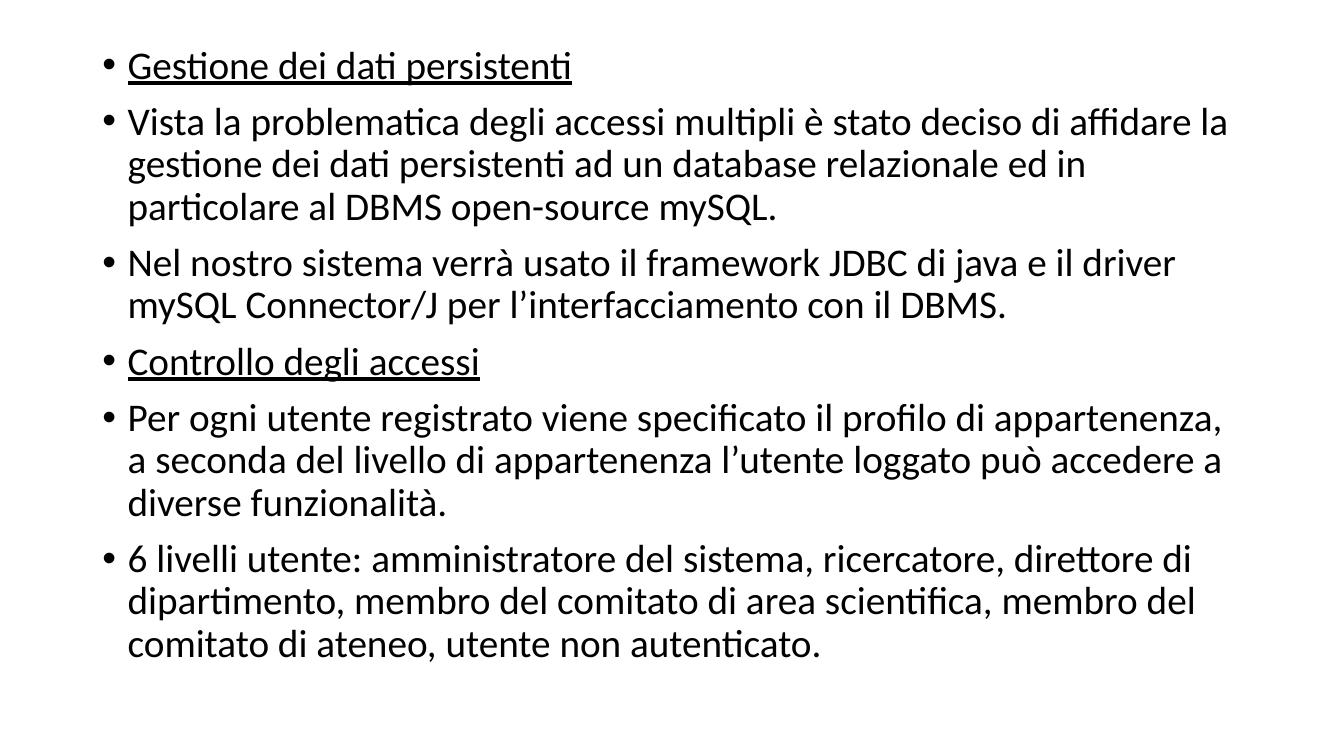
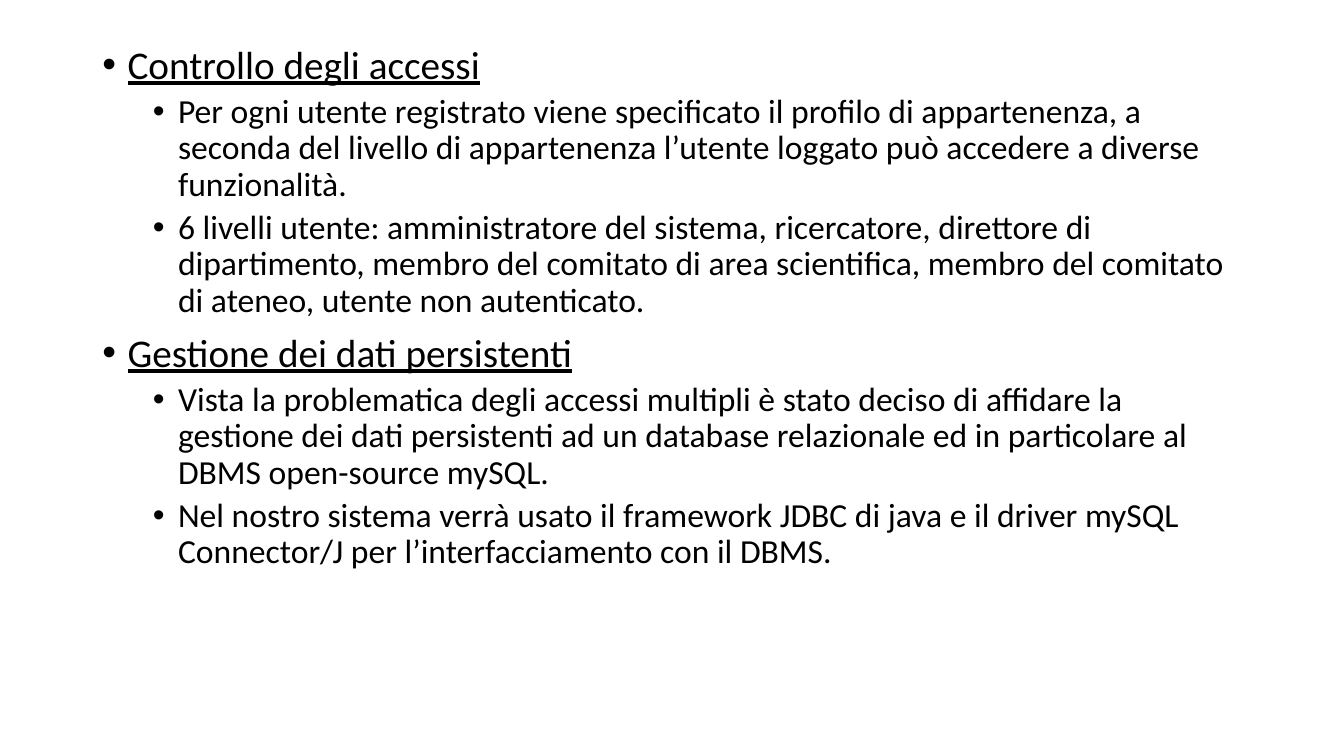
Before and after one commit to annafe/vviser-unisa, a slide deck: slide 8 of wiki/presentazione/SDD - Mavi.pptx. Drawn at 1344x756 pixels with LibreOffice and Linux fonts; fonts in the diff are those of the drawing. Boxes give left, top, right and bottom in pixels: in the first picture for what was removed or moved away, otherwise in the second. Text is boxed around its words. In the diff, an @@ line names an element or a change of style, - is before the commit and + after.

```diff
--- a/wiki/presentazione/SDD - Mavi.pptx
+++ b/wiki/presentazione/SDD - Mavi.pptx
@@ text at (128,51,1223,316): paragraphs added @@
+• Controllo degli accessi
+  • Per ogni utente registrato viene specificato il profilo di appartenenza, a seconda del livello di appartenenza l’utente loggato può accedere a diverse funzionalità.
+  • 6 livelli utente: amministratore del sistema, ricercatore, direttore di dipartimento, membro del comitato di area scientifica, membro del comitato di ateneo, utente non autenticato.
@@ text at (128,347,1222,662): paragraphs removed @@
-• Controllo degli accessi
-• Per ogni utente registrato viene specificato il profilo di appartenenza, a seconda del livello di appartenenza l’utente loggato può accedere a diverse funzionalità.
-• 6 livelli utente: amministratore del sistema, ricercatore, direttore di dipartimento, membro del comitato di area scientifica, membro del comitato di ateneo, utente non autenticato.
@@ text at (178,387,1187,569): size 28 to 24 pt in "Vista la problematica degli accessi multipli è ...", "Nel nostro sistema verrà usato il framework ..."; list level 1 to 2 in "Vista la problematica degli accessi ..."; list level 1 to 2 in "Nel nostro sistema verrà usato ..." @@
```
Also in this commit, not shown: 5 other slides changed.
